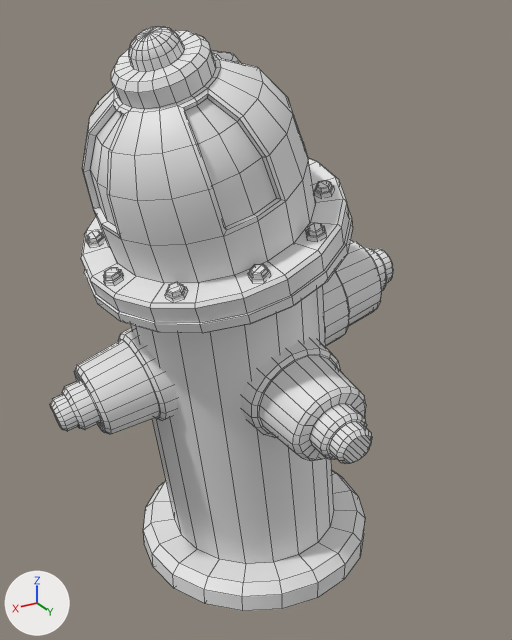
Two versions of the FBX model Assets/Project Directory/GameBank/ObjectBank/Props/Bouche a incendie/OB_P_Bouche_Incendie_005A.fbx, one commit apart.
Rendered twice from a 50 mm lens placed at (0.56, 0.941, 0.901), pointed at (0.027, 0.052, 0.457). Arrows for +X, +Y and +Z are at lower left; the lights stay in place. Mesh edges are drawn as thin lines.
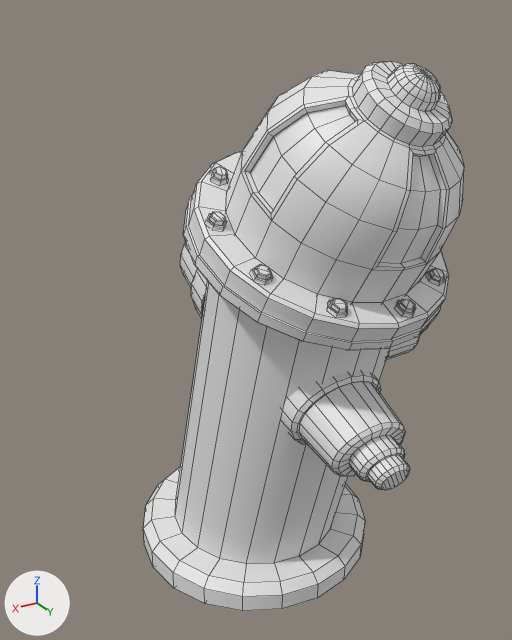
The change, as a list of edits to the scene's bpy script:
```text
Change me_mesh:
    used by ob_cylinder015; location = (0.0, 0.0, 0.0); scale = (0.0254, 0.0254, 0.0254)
    remove me_mesh.from_pydata(...)  # 1661 vertices, 1576 faces; spans x -10.3..13.8, y -8.2..13.1, z 0.0..35.0
    add me_mesh.from_pydata(...)  # 1661 vertices, 1576 faces; spans x -9.3..14.4, y -8.2..12.7, z 0.0..33.5
    me_mesh part 1: the loose piece of 240 vertices spanning x -1.6..4.9, y 5.2..13.1, z 12.6..18.9 is multiplied about its middle by the matrix ((0.996, 0.017, 0.093), (-0.012, 0.998, -0.055), (-0.094, 0.054, 0.994)), then moved by (0.9, -0.5, 0.3)
    me_mesh part 2: the loose piece of 240 vertices spanning x -10.3..-1.9, y -2.4..4.1, z 14.4..21.6 is multiplied about its middle by the matrix ((0.994, 0.021, 0.108), (-0.017, 0.999, -0.049), (-0.113, 0.054, 1.027)), then moved by (1.0, -0.4, 0.6)
    me_mesh part 3: the loose piece of 240 vertices spanning x 5.7..13.8, y -2.5..4.0, z 12.6..18.7 is multiplied about its middle by the matrix ((0.996, 0.019, 0.081), (-0.013, 0.998, -0.065), (-0.082, 0.053, 0.938)), then moved by (0.7, -0.5, -0.9)
    me_mesh part 4: the loose piece of 36 vertices spanning x 7.9..9.1, y 6.2..7.4, z 22.5..23.3 is moved by (1.7, -1.1, -0.8)
    me_mesh part 5: the loose piece of 36 vertices spanning x 9.9..11.0, y 2.6..3.7, z 22.6..23.4 is moved by (1.5, -1.2, -1.3)
    me_mesh part 6: the loose piece of 36 vertices spanning x 9.4..10.4, y -1.3..-0.2, z 23.5..24.3 is moved by (1.5, -1.2, -1.6)
    me_mesh part 7: the loose piece of 36 vertices spanning x 6.8..7.9, y -4.1..-3.1, z 24.9..25.7 is multiplied about its middle by the matrix ((0.982, 0.044, 0.13), (-0.033, 0.988, -0.088), (-0.133, 0.083, 0.98)), then moved by (1.5, -1.3, -1.5)
    me_mesh part 8: the loose piece of 36 vertices spanning x 2.9..4.1, y -4.7..-3.6, z 26.3..27.2 is multiplied about its middle by the matrix ((0.982, 0.046, 0.144), (-0.034, 0.99, -0.084), (-0.147, 0.078, 0.98)), then moved by (1.7, -1.3, -1.1)
    me_mesh part 9: the loose piece of 36 vertices spanning x -0.6..0.6, y -2.8..-1.6, z 27.2..28.1 is moved by (2.0, -1.2, -0.4)
    me_mesh part 10: the loose piece of 36 vertices spanning x -1.9..-0.8, y 4.8..6.0, z 26.2..27.1 is moved by (2.2, -1.1, 0.4)
    me_mesh part 11: the loose piece of 36 vertices spanning x 0.6..1.7, y 7.7..8.7, z 24.8..25.6 is multiplied about its middle by the matrix ((0.988, 0.046, 0.146), (-0.034, 0.996, -0.083), (-0.149, 0.077, 0.986)), then moved by (2.1, -1.1, 0.3)
    me_mesh part 12: the loose piece of 36 vertices spanning x 4.3..5.4, y 8.2..9.3, z 23.4..24.2 is moved by (1.9, -1.1, -0.2)
    me_mesh part 13: 507 of 1661 vertices moved; they spanned x -8.2..11.3, y -7.2..9.8, z 1.2..35.0 and now span x -8.2..13.2, y -7.2..8.8, z 1.2..33.5; mean shift (2.3, -1.6, -1.0); largest move (8.0, 4.1, 35.0) -> (11.3, 1.7, 33.3)
Change ob_cylinder015:
    ob_cylinder015.rotation_euler: (0.0, 0.0, 0.0) -> (0.0, 0.0, 1.571)  # degrees (0, 0, 0) -> degrees (0, 0, 90)
```

Boxes (x1, y1, x2, y2) around the edits, measured in the pictures (512 x 640 px; the box of a moved part takes in the faces that stretch with it):
'Cylinder015', reshaped, turned: before (50, 26, 393, 611); after (143, 61, 464, 611)
part 1 of me_mesh, moved or reshaped: before (241, 338, 372, 464); after (386, 328, 427, 360)
part 2 of me_mesh, moved or reshaped: before (323, 240, 393, 346); after (180, 241, 208, 319)
part 3 of me_mesh, moved or reshaped: before (50, 327, 178, 434); after (282, 372, 410, 490)
part 4 of me_mesh, moved or reshaped: before (165, 282, 188, 301); after (425, 268, 445, 285)
part 5 of me_mesh, moved or reshaped: before (103, 268, 123, 284); after (395, 299, 416, 316)
part 6 of me_mesh, moved or reshaped: before (86, 231, 106, 247); after (327, 298, 348, 317)
part 7 of me_mesh, moved or reshaped (not visible before): after (250, 264, 273, 284)
part 8 of me_mesh, moved or reshaped (not visible before): after (205, 212, 227, 230)
part 9 of me_mesh, moved or reshaped (not visible before): after (209, 167, 229, 185)
part 10 of me_mesh, moved or reshaped (not visible afterwards): before (314, 180, 335, 197)
part 11 of me_mesh, moved or reshaped (not visible afterwards): before (306, 223, 327, 241)
part 12 of me_mesh, moved or reshaped (not visible afterwards): before (248, 264, 271, 282)
part 13 of me_mesh, moved or reshaped: before (81, 26, 365, 583); after (152, 61, 464, 605)
